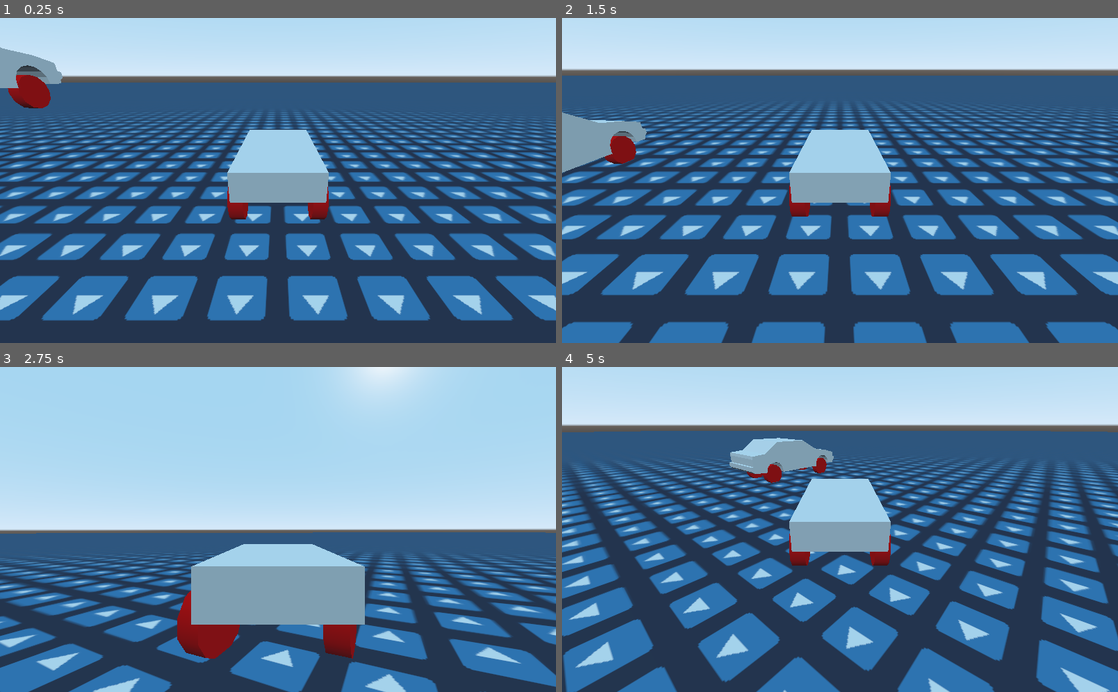
Above: before the commit, frames 1-4 (two rows, left to right).
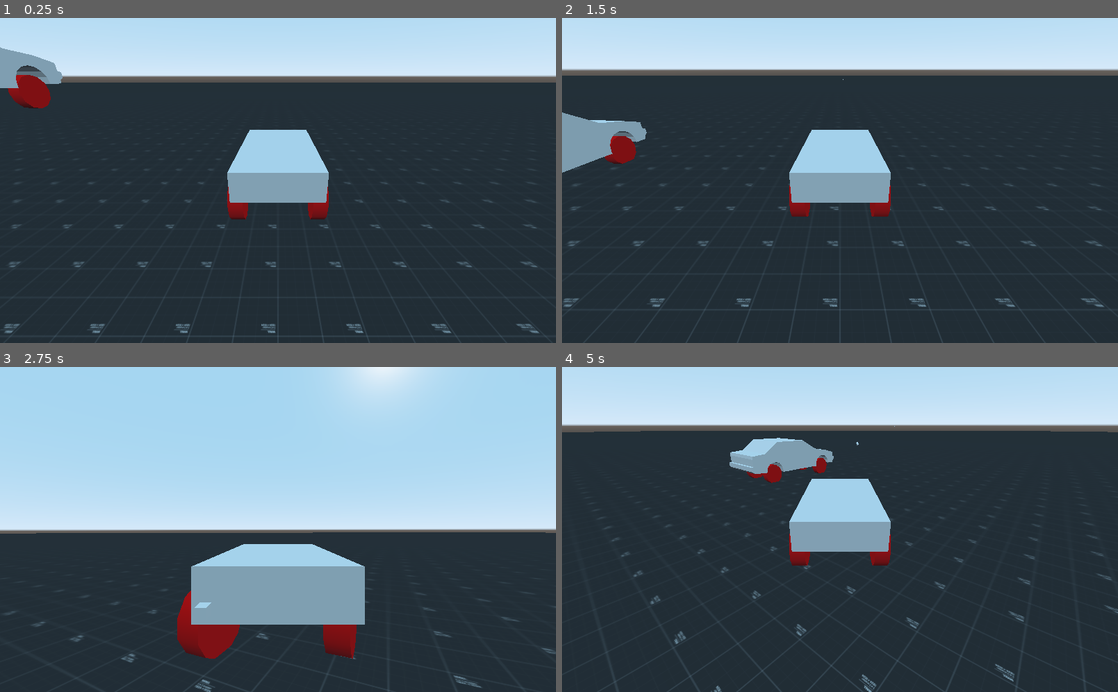
Above: after the commit, the same moments.

Repository: Dev-RoMa/carDrive-Godot-
Game: Godot game, scene res://game.tscn
Same seed, same stepped clock (60 frames per second), same inputs: the game is played once before the commit and once after it. The engine's default icon, where the game draws it, is replaced by a stand-in: a white triangle on a blue panel in a dark square.
Inputs:
- Up to frame 1 (0.25 s): no input
- Up to frame 2 (1.5 s): hold D (right) 0.53-1.28 s; hold Space (pewpew, bound only after the commit) 0.53-1.28 s; hold S (back) from 1.28 s (still down); tap C (changeCamera) at 1.35 s
- Up to frame 3 (2.75 s): tap Space (pewpew, bound only after the commit) at 1.55 s; release S (back) at 2.03 s; hold D (right) from 2.03 s (still down); hold Space (pewpew, bound only after the commit) from 2.03 s (still down); tap L (lookback) at 2.1 s
- Up to frame 4 (5 s): release D (right) at 2.78 s; release Space (pewpew, bound only after the commit) at 2.78 s; hold W (forward) 2.78-3.53 s; tap Space (pewpew, bound only after the commit) at 2.85, 4.55 s; hold Space (pewpew, bound only after the commit) 3.53-4.28 s; hold A (left) from 3.53 s (still down); tap C (changeCamera) at 4.35 s

The runs differ from the first frame. In frame 1, 58% of the frame differs, in the area x 0-100%, y 19-100%; in frame 2, 60%, in the area x 0-100%, y 17-100%; in frame 3, 27%; in frame 4, 58%.

Commit message:
Add files via upload

Diff:
--- a/car.gd
+++ b/car.gd
@@ -1,34 +1,32 @@
 extends VehicleBody
 
-signal health_updated(health)
-signal killed()
+#vehicle variables
+#onready var muzzle = get_node("car/gun/muzzle")
+onready var muzzle = get_node("gun/muzzle")
+onready var rocket_scn = preload("res://rocket.tscn")
+var fire_rate = 1
+var can_fire = true
 
+#vehicle driving
 func _physics_process(delta):
 		steering = Input.get_axis("right","left") * 0.4
 		engine_force = Input.get_axis("back","forward") * 100
 
-
+#vehicle cameras
 func _process(delta):
 	if Input.is_action_just_pressed("lookback"):
 		$rearCamera.set_current(true)
 	elif Input.is_action_just_pressed("changeCamera"):
 		$Camera.set_current(true)
 
-export (float) var max_health = 100
+#vehicle weapons
 
-onready var health = max_health setget _set_health
-
-func damage(amount):
-	_set_health(health - amount)
-
-func kill():
-	pass
-
-func _set_health(value):
-	var prev_health = health
-	health = clamp(value, 0, max_health)
-	if health != prev_health:
-		emit_signal("health_updated", health)
-		if health == 0:
-			kill()
-			emit_signal("killed")
+func _integrate_forces(state):
+	if Input.is_action_pressed("pewpew"):
+		if can_fire == true:
+			var rocket = rocket_scn.instance()
+			muzzle.add_child(rocket)
+			rocket.set_as_toplevel(true)
+			can_fire = false
+			yield(get_tree().create_timer(fire_rate),"timeout")
+			can_fire = true
--- /dev/null
+++ b/car2.gd
@@ -0,0 +1,23 @@
+extends VehicleBody
+
+signal health_updated(health)
+signal killed()
+
+export (float) var max_health = 100
+
+onready var health = max_health setget _set_health
+
+func damage(amount):
+	_set_health(health - amount)
+
+func kill():
+	pass
+
+func _set_health(value):
+	var prev_health = health
+	health = clamp(value, 0, max_health)
+	if health != prev_health:
+		emit_signal("health_updated", health)
+		if health == 0:
+			kill()
+			emit_signal("killed")
--- /dev/null
+++ b/casing.gd
@@ -0,0 +1,12 @@
+#extends MeshInstance
+#
+##pewpew
+#
+#export var bullet:PackedScene
+#
+#func _physics_process(delta):
+#	if Input.is_action_just_pressed("pewpew") && self.visible == true:
+#		self.visible = false
+#	else:
+#		if Input.is_action_just_pressed("pewpew") && self.visible == false:
+#			self.visible = true
--- a/game.tscn
+++ b/game.tscn
@@ -1,8 +1,9 @@
-[gd_scene load_steps=11 format=2]
+[gd_scene load_steps=13 format=2]
 
-[ext_resource path="res://icon.png" type="Texture" id=1]
+[ext_resource path="res://Dark/texture_13.png" type="Texture" id=1]
 [ext_resource path="res://car.gd" type="Script" id=2]
 [ext_resource path="res://b13.glb" type="PackedScene" id=3]
+[ext_resource path="res://car2.gd" type="Script" id=4]
 
 [sub_resource type="SpatialMaterial" id=1]
 flags_world_triplanar = true
@@ -31,6 +32,9 @@
 bottom_radius = 0.4
 height = 0.25
 radial_segments = 12
+
+[sub_resource type="CubeMesh" id=8]
+size = Vector3( 0.1, 0.1, 2 )
 
 [node name="game" type="Spatial"]
 
@@ -110,8 +114,16 @@
 [node name="rearCamera" type="Camera" parent="car"]
 transform = Transform( 1, 0, 0, 0, 1, 0, 0, 0, 1, 0, 0.850432, 3.50889 )
 
+[node name="gun" type="MeshInstance" parent="car"]
+transform = Transform( 1, 0, 0, 0, 1, 0, 0, 0, 1, -0.626893, 0.168169, 0.639951 )
+mesh = SubResource( 8 )
+
+[node name="muzzle" type="Position3D" parent="car/gun"]
+transform = Transform( 1, 0, 0, 0, 1, 0, 0, 0, 1, 0, 0, 0.845145 )
+
 [node name="car2" type="VehicleBody" parent="."]
 transform = Transform( 1, 0, 0, 0, 1, 0, 0, 0, 1, 6.85331, 3.22368, 0 )
+script = ExtResource( 4 )
 
 [node name="b13" parent="car2" instance=ExtResource( 3 )]
 transform = Transform( 1, 0, 0, 0, 1, 0, 0, 0, 1, -0.78698, -0.422466, 0.132507 )
--- /dev/null
+++ b/kill-gun-projectile.gd
@@ -0,0 +1,20 @@
+extends Area
+
+var dir = Vector3()
+var bulletSpeed = 150
+var dmg = 25 #ammount of dmg to be dealth
+
+func _ready() -> void:
+	set_as_toplevel(true)
+
+func _process(delta: float) -> void:
+	translation -= transform.basis.x * bulletSpeed * delta
+
+func _on_killgunprojectile_body_entered(body: Node) -> void:
+	if body.is_in_group("Enemy"):
+		body.take_damage(dmg)
+
+	queue_free()
+
+func _on_BulletTimer_timeout() -> void:
+	queue_free()
--- /dev/null
+++ b/kill-gun-projectile.tscn
@@ -0,0 +1,21 @@
+[gd_scene load_steps=4 format=2]
+
+[ext_resource path="res://kill-gun-projectile.gd" type="Script" id=1]
+
+[sub_resource type="CylinderMesh" id=1]
+
+[sub_resource type="CylinderShape" id=2]
+
+[node name="kill-gun-projectile" type="Area"]
+script = ExtResource( 1 )
+
+[node name="visual" type="MeshInstance" parent="."]
+transform = Transform( -4.37114e-09, -0.1, 0, 0.1, -4.37114e-09, 0, 0, 0, 0.1, 0, 0, 0 )
+mesh = SubResource( 1 )
+
+[node name="collisionShape" type="CollisionShape" parent="."]
+transform = Transform( -4.37114e-09, -0.1, 0, 0.1, -4.37114e-09, 0, 0, 0, 0.1, 0, 0, 0 )
+shape = SubResource( 2 )
+
+[node name="bulletTimer" type="Timer" parent="."]
+autostart = true
--- /dev/null
+++ b/kill-gun.tscn
@@ -0,0 +1,5 @@
+[gd_scene format=2]
+
+[node name="kill-gun" type="Spatial"]
+
+[node name="MeshInstance" type="MeshInstance" parent="."]
--- a/project.godot
+++ b/project.godot
@@ -50,6 +50,11 @@
 "events": [ Object(InputEventKey,"resource_local_to_scene":false,"resource_name":"","device":0,"alt":false,"shift":false,"control":false,"meta":false,"command":false,"pressed":false,"scancode":67,"physical_scancode":0,"unicode":0,"echo":false,"script":null)
  ]
 }
+pewpew={
+"deadzone": 0.5,
+"events": [ Object(InputEventKey,"resource_local_to_scene":false,"resource_name":"","device":0,"alt":false,"shift":false,"control":false,"meta":false,"command":false,"pressed":false,"scancode":32,"physical_scancode":0,"unicode":0,"echo":false,"script":null)
+ ]
+}
 
 [physics]
 
--- /dev/null
+++ b/rocket.gd
@@ -0,0 +1,15 @@
+extends Area
+
+func _physics_process(delta):
+	translation += get_transform().basis.z*50*delta
+
+func _on_rocket_body_entered(body):
+	if body.get_class() == "RigidBody" || body.get_class() == "StaticBody":
+		$explosion.monitoring = true
+
+func _on_explosion_body_entered(body):
+	var bodies = $explosion.get_overlapping_bodies()
+	for body in bodies:
+		if body.get_class() == "RigidBody":
+			body.apply_impulse(Vector3.ZERO,(body.global_transform.basis-global_transform.origin).normalized()*10)
+		queue_free()
--- /dev/null
+++ b/rocket.tscn
@@ -0,0 +1,32 @@
+[gd_scene load_steps=5 format=2]
+
+[ext_resource path="res://rocket.gd" type="Script" id=1]
+
+[sub_resource type="CapsuleShape" id=1]
+radius = 0.1
+height = 2.0
+
+[sub_resource type="CapsuleMesh" id=2]
+radius = 0.1
+mid_height = 2.0
+
+[sub_resource type="SphereShape" id=3]
+radius = 10.0
+
+[node name="rocket" type="Area"]
+script = ExtResource( 1 )
+
+[node name="CollisionShape" type="CollisionShape" parent="."]
+shape = SubResource( 1 )
+
+[node name="MeshInstance" type="MeshInstance" parent="."]
+mesh = SubResource( 2 )
+
+[node name="explosion" type="Area" parent="."]
+monitoring = false
+
+[node name="CollisionShape" type="CollisionShape" parent="explosion"]
+shape = SubResource( 3 )
+
+[connection signal="body_entered" from="." to="." method="_on_rocket_body_entered"]
+[connection signal="body_entered" from="explosion" to="." method="_on_explosion_body_entered"]
Binary file added: Dark/texture_01.png
Not shown, added: Dark/texture_01.png.import
Binary file added: Dark/texture_02.png
Not shown, added: Dark/texture_02.png.import
Binary file added: Dark/texture_03.png
Not shown, added: Dark/texture_03.png.import
Binary file added: Dark/texture_04.png
Not shown, added: Dark/texture_04.png.import
Binary file added: Dark/texture_05.png
Not shown, added: Dark/texture_05.png.import
Binary file added: Dark/texture_06.png
Not shown, added: Dark/texture_06.png.import
(and 17 more such lines)
